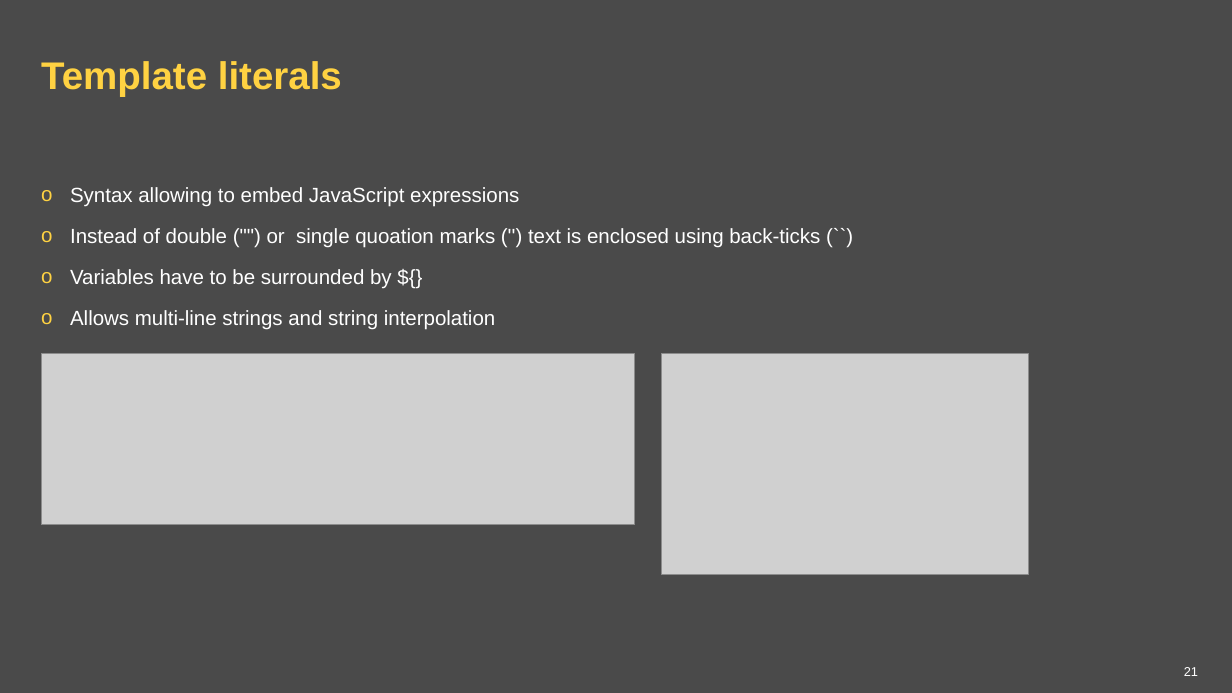
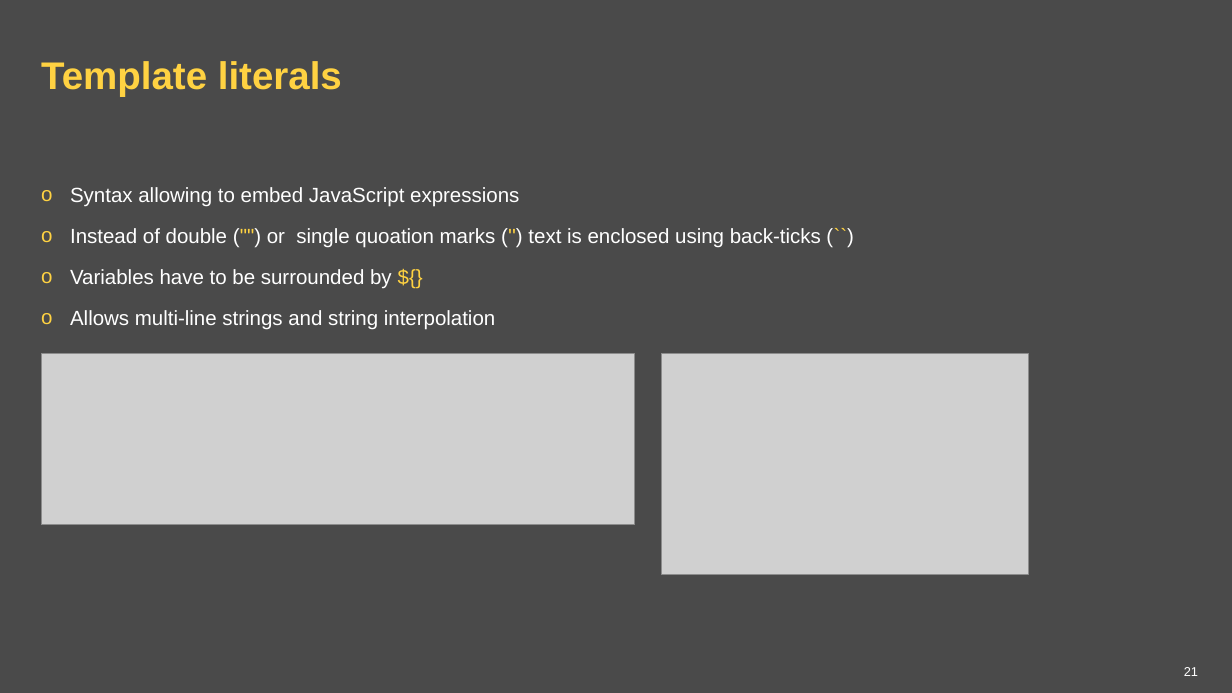
Before and after one commit to ppuzio/react-course-examples, a slide deck: slide 21 of React BEST course.pptx. Drawn at 1232x693 pixels with LibreOffice and Linux fonts; fonts in the diff are those of the drawing; grey boxes stand for pictures; background and template pictures are left out. Boxes give left, top, right and bottom in pixels: in the first picture for what was removed or moved away, otherwise in the second. Text is boxed around its words. In the diff, an @@ line names an element or a change of style, - is before the commit and + after.

```diff
--- a/React BEST course.pptx
+++ b/React BEST course.pptx
@@ text at [70,228,821,288]: text colour #FFFFFF to #FFD241 in "("") ('') (``)", "${}" @@
```
Also in this commit, not shown: 6 other slides changed, 1 other file.
